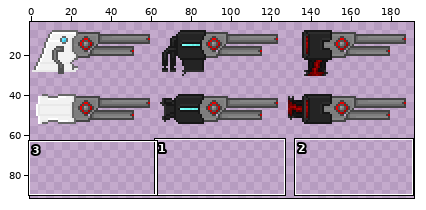
Edited in one commit: sprite sheet (Assets/Resources/Sprites/ShipWeapon/IG-2.png). The first picture is a wide view before the edit; the outline marks the close-up.
Close-up. First the earlier version:
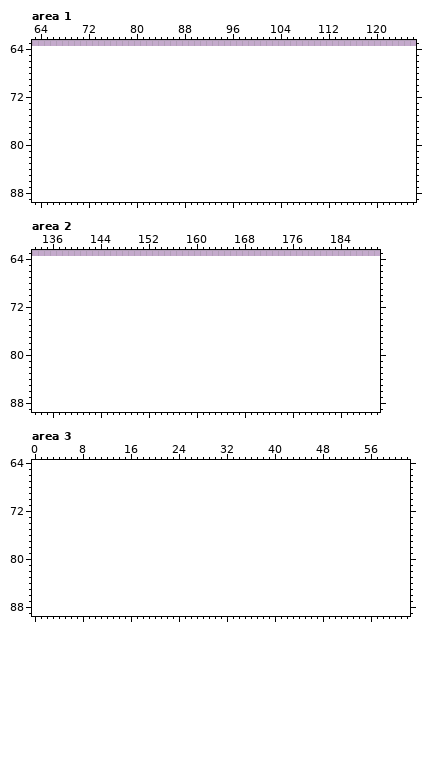
The file is 192x64 pixels. Colours within 5 levels of each other are drawn and written as one. Shown: area 1: x 63..126, y 63..89; area 2: x 133..190, y 63..89; area 3: x 0..62, y 64..89. The old version is drawn lined up with the new one, on the new canvas. The wide view leaves out empty margins.
Once edited:
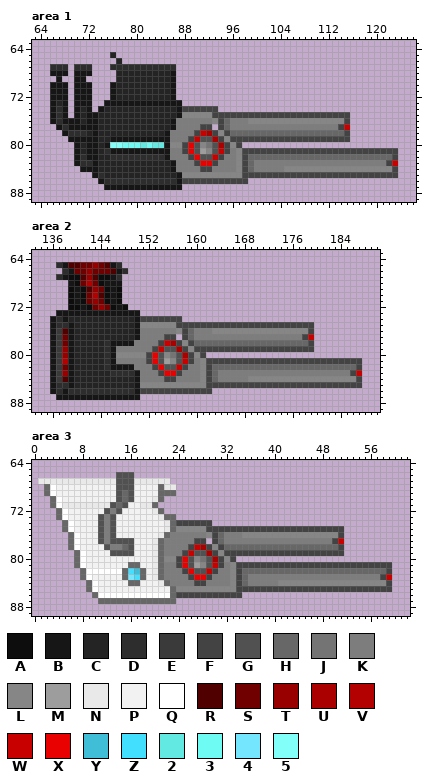
Palette (. is transparent): A #0d0d0d  B #161616  C #242424  D #2d2d2d  E #3a3a3a  F #434343  G #515151  H #676767  J #747474  K #7d7d7d  L #868686  M #9d9d9d  N #e9e9e9  P #f2f2f2  Q #ffffff  R #510000  S #700000  T #980000  U #aa0000  V #b30000  W #c90000  X #e90000  Y #40bdd7  Z #43dfff  2 #62e9e1  3 #6efbf3  4 #74e7ff  5 #82fff8
Diff:
canvas 192x64 -> 192x96
--- area 1
@@ x 63..126 @@
 64 ................................................................
-65 ................................................................
-66 ................................................................
-67 ................................................................
-68 ................................................................
-69 ................................................................
-70 ................................................................
-71 ................................................................
-72 ................................................................
-73 ................................................................
-74 ................................................................
-75 ................................................................
-76 ................................................................
-77 ................................................................
-78 ................................................................
-79 ................................................................
-80 ................................................................
-81 ................................................................
-82 ................................................................
-83 ................................................................
-84 ................................................................
-85 ................................................................
-86 ................................................................
-87 ................................................................
+65 .............C..................................................
+66 ..............C.................................................
+67 ...DDD.DDD...DDDDDDDDDDD........................................
+68 ...BBB.BBB....CCCCCCCCCB........................................
+69 ....B..BB.....CCCCCCCCCB........................................
+70 ...BBB.BBB...BCCCCCCCCCB........................................
+71 ...BBB.BBB...BCCCCCCCCCB........................................
+72 ...BBB.BBB...BCCCCCCCCCB........................................
+73 ...BCB.BBB..BBBBBBBBBBBBB.......................................
+74 ...BDB.BCB.BCCCCCCCCCCCCBFFFFFF.................................
+75 ...BDB.BCBBCCCCCCCCCCCCCBLLLLLFFFFFFFFFFFFFFFFFFFFFFF...........
+76 ...BDBBBCBBCCCCCCCCCCCCBKKKKKKLFHKKKLLLLLLLLLLLLLLLLF...........
+77 ....BDBBBBBCCCCCCCCCCCCBKKKKFF.FHKKKKKKKKKKKKKKKKKKFW...........
+78 .....BDDDCBCCCCCCCCCCCBKKKKFWUFLFHHHHHHHHHHHHHHHHHHHF...........
+79 ......BBBBBCCBBBBBBBBBBKKKFWGGUFLFFFFFFFFFFFFFFFFFFFF...........
+80 .......BCBBCB553332322BLLFXGLJGUFLF.............................
+81 .......BCBBCDBBBBBBBBBBKKFXGMLGWFKLFFFFFFFFFFFFFFFFFFFFFFFFFF...
+82 .......BDBBCCDDDDDDDDDBKKKFXGGWFKKLFHHHHHHHHHHHHHHHHHHHHHHHHF...
+83 .......BDDBCCCCCCCCCCCCBKKKFXXFKKKLFHKKKKKKKKKKKKKKKKKKKKKKFW...
+84 ........BBBCCCCCCCCCCCCBKKKKFFKKKKLFHKKKKKLLLLLLLLLLLLLLLLLLF...
+85 ..........BDCCCCCCCCCCCCBLLLLLLLLLLFFFFFFFFFFFFFFFFFFFFFFFFFF...
+86 ...........BDDDDDDDDDDDDBFFFFFFFFFFF............................
+87 ............BBBBBBBBBBBBB.......................................
 88 ................................................................
--- area 2
@@ x 133..190 @@
 64 ..........................................................
-65 ..........................................................
-66 ..........................................................
-67 ..........................................................
-68 ..........................................................
-69 ..........................................................
-70 ..........................................................
-71 ..........................................................
-72 ..........................................................
-73 ..........................................................
-74 ..........................................................
-75 ..........................................................
-76 ..........................................................
-77 ..........................................................
-78 ..........................................................
-79 ..........................................................
-80 ..........................................................
-81 ..........................................................
-82 ..........................................................
-83 ..........................................................
-84 ..........................................................
-85 ..........................................................
-86 ..........................................................
-87 ..........................................................
+65 ....DBRRSSTSRBD...........................................
+66 .....DBSSTSSSRBD..........................................
+67 ....DBAARTRAABD...........................................
+68 ......BASVSABBB...........................................
+69 ......ABARTSABA...........................................
+70 ......ABASVRABA...........................................
+71 ......ABASTSABA...........................................
+72 ......AABASTSABA..........................................
+73 ....BBBBBBBBBBBBBB........................................
+74 ...BDBCCCCCCCCCCCBFFFFFFF.................................
+75 ...BDDBCCCCCCCCCCBLLLLLLFFFFFFFFFFFFFFFFFFFFFFF...........
+76 ...BERBCCCCCCCCCCBKKKKKKLFHKKKLLLLLLLLLLLLLLLLF...........
+77 ...BESBCCCCCCCCCCBKKKKFF.FHKKKKKKKKKKKKKKKKKKFW...........
+78 ...BESBCCCCCDBBBBKKKKFWUFLFHHHHHHHHHHHHHHHHHHHF...........
+79 ...BETBCCCCCDBKKKKKKFWGGUFLFFFFFFFFFFFFFFFFFFFF...........
+80 ...BETBCCCCCDBLLLLLFXGLJGUFLF.............................
+81 ...BEVBCCCCCDBKKKKKFXGMLGWFKLFFFFFFFFFFFFFFFFFFFFFFFFFF...
+82 ...BESBCCCCCDBBBBKKKFXGGWFKKLFHHHHHHHHHHHHHHHHHHHHHHHHF...
+83 ...BETBCCCCCCDDDDBKKKFXXFKKKLFHKKKKKKKKKKKKKKKKKKKKKKFW...
+84 ...BERBCCCCCCCCCCBKKKKFFKKKKLFHKKKKKLLLLLLLLLLLLLLLLLLF...
+85 ...BDDBCCCCCCCCCCBLLLLLLLLLLLFFFFFFFFFFFFFFFFFFFFFFFFFF...
+86 ...BDBDDDDDDDDDDDBFFFFFFFFFFFF............................
+87 ....BBBBBBBBBBBBBB........................................
 88 ..........................................................
--- area 3
@@ x 0..62 @@
 65 ...............................................................
-66 ...............................................................
-67 ...............................................................
-68 ...............................................................
-69 ...............................................................
-70 ...............................................................
-71 ...............................................................
-72 ...............................................................
-73 ...............................................................
-74 ...............................................................
-75 ...............................................................
-76 ...............................................................
-77 ...............................................................
-78 ...............................................................
-79 ...............................................................
-80 ...............................................................
-81 ...............................................................
-82 ...............................................................
-83 ...............................................................
-84 ...............................................................
-85 ...............................................................
-86 ...............................................................
-87 ...............................................................
+66 ..............GGG..............................................
+67 .NNNNNNNNNNNNNGGGNNNNNN........................................
+68 ..HQPPPPPPPPPPGGGPPPPHNN.......................................
+69 ..HQPPPPPPPPPPGHGPPPPHHH.......................................
+70 ...HQPPPPPPPPPGHGPPPNH.........................................
+71 ...HQNNNNNNNNGHGPPNNH..........................................
+72 ....HQPPPPPPGKGPPPPPNH.........................................
+73 ....HQPPPPPGKGPPPPPPPNHH.......................................
+74 .....HQPPPPGKGPPPPPPPPNHFFFFFF.................................
+75 .....HQPPPPGKGPPPPPPPPNHLLLLLFFFFFFFFFFFFFFFFFFFFFFF...........
+76 ......HQPPPGKGPPPPPPPNHKKKKKKLFHKKKLLLLLLLLLLLLLLLLF...........
+77 ......HQPPPGKGGGGPPPNHKKKKKFF.FHKKKKKKKKKKKKKKKKKKFW...........
+78 ......HQPPPPGKKHGPPPNHKKKKFWUFLFHHHHHHHHHHHHHHHHHHHF...........
+79 .......HQPPPPGGGGPPPNHKKKFWGGUFLFFFFFFFFFFFFFFFFFFFF...........
+80 .......HQPPPPPPPPPPPNHLLFXGLJGUFLF.............................
+81 .......HQPPPPPPPHHPPNHKKFXGMLGWFKLFFFFFFFFFFFFFFFFFFFFFFFFFF...
+82 ........HQQQQQQHZYHPNHKKKFXGGWFKKLFHHHHHHHHHHHHHHHHHHHHHHHHF...
+83 ........HQPPPPPH4ZHPNHKKKKFXXFKKKLFHKKKKKKKKKKKKKKKKKKKKKKFW...
+84 .........HQPPPPPHHPPPNHKKKKFFKKKKLFHKKKKKLLLLLLLLLLLLLLLLLLF...
+85 .........HQPPPPPPPPPPPPHLLLLLLLLLLFFFFFFFFFFFFFFFFFFFFFFFFFF...
+86 ..........HQQQQQQQQQQQQHFFFFFFFFFFF............................
+87 ...........HHHHHHHHHHHHH.......................................
 88 ...............................................................
